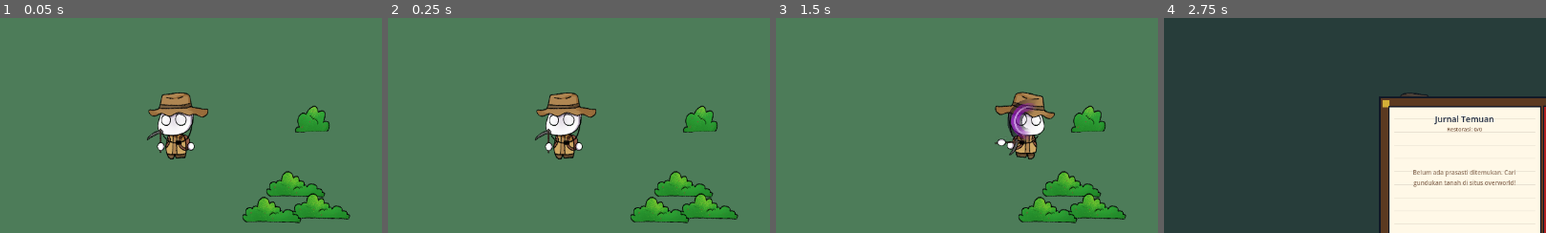
Above: before the commit, frames 1-4 (left to right).
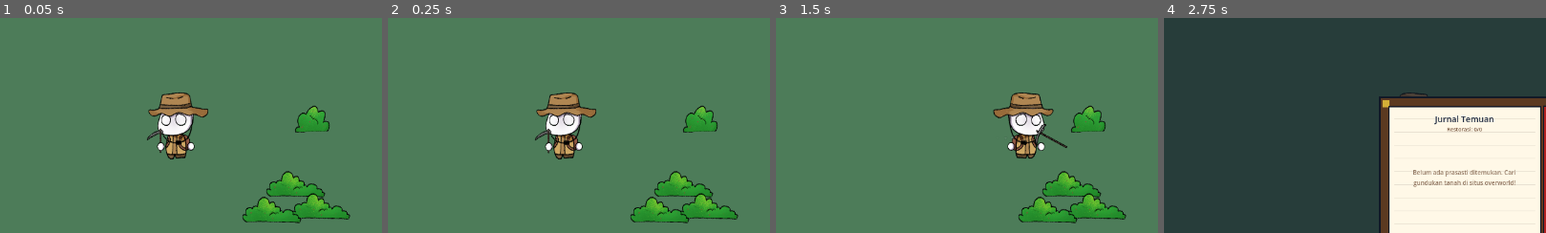
Above: after the commit, the same moments.

Repository: Akabim/arkeolog
Game: Godot game, scene res://src/core/main.tscn
Two runs of this game, one before a commit and one after it. Both use one fixed random seed, a clock stepped at 60 frames per second and the inputs below.
Inputs (mouse positions are % of the whole screen's width and height, from its top left):
- Up to frame 1 (0.05 s): no input
- Up to frame 2 (0.25 s): no input
- Up to frame 3 (1.5 s): tap Enter (ui_accept) at 0.5, 0.77 s; move the mouse to (72, 45) at 0.52 s; hold D (move_right) 0.53-1.25 s; tap 3 at 0.6 s; click (72, 45) at 0.67 s; drag from (30, 55) to (80, 74) at 1.27 s
- Up to frame 4 (2.75 s): move the mouse to (60, 28) at 2.02 s; hold D (move_right) from 2.03 s (still down); hold J (journal) from 2.03 s (still down); click (60, 28) at 2.17 s; tap 3 at 2.3 s
The pictures show only the part of the screen within x 0-50%, y 11-61%; the shares and areas given below are measured in that part.

The runs differ from the first frame. In frame 3, 2.1% of the frame differs, in the area x 56-77%, y 34-66%; in frame 4, less than 0.1%.

Commit message:
Add Pickaxe tool selection (Key 3), preloads, two-handed overhead swing animation, and restore SlashArc node definition

Diff:
--- a/src/core/global.gd
+++ b/src/core/global.gd
@@ -96,6 +96,9 @@
 		base_key = "Tools/sabit baru"
 	elif key == "shovel":
 		base_key = "Tools/sekop"
+	elif key == "pickaxe":
+		base_key = "Tools/Pickaxe"
+
 
 	# Look up textures dynamically in the structured textures folders
 	var subfolders = ["player", "environment", "relics", "ui"]
--- a/src/entities/player/player.gd
+++ b/src/entities/player/player.gd
@@ -143,6 +143,9 @@
 	if current_tool == "scythe":
 		anim.play("swing_scythe")
 		Global.play_sfx.emit("slash") # Sabit slash sound
+	elif current_tool == "pickaxe":
+		anim.play("swing_pickaxe")
+		Global.play_sfx.emit("slash") # Beliung slash sound
 	else:
 		anim.play("swing_shovel")
 		Global.play_sfx.emit("dig") # Sekop dig sound
@@ -270,6 +273,21 @@
 			current_tool = "none"
 		else:
 			current_tool = "shovel"
+		update_tool_visual()
+		Global.play_sfx.emit("stone_scrape")
+		get_viewport().set_input_as_handled()
+		return
+
+	# Select Pickaxe (Key 3 or select_pickaxe action)
+	var is_pickaxe_pressed = (event is InputEventKey and event.pressed and event.keycode == KEY_3)
+	if InputMap.has_action("select_pickaxe") and event.is_action_pressed("select_pickaxe"):
+		is_pickaxe_pressed = true
+
+	if is_pickaxe_pressed:
+		if current_tool == "pickaxe":
+			current_tool = "none"
+		else:
+			current_tool = "pickaxe"
 		update_tool_visual()
 		Global.play_sfx.emit("stone_scrape")
 		get_viewport().set_input_as_handled()
--- a/src/entities/player/player.tscn
+++ b/src/entities/player/player.tscn
@@ -12,7 +12,9 @@
 [ext_resource type="Texture2D" uid="uid://pd5nhi5vwv8p" path="res://assets/textures/player/Tools/sabit baru.png" id="9_3c4mh"]
 [ext_resource type="Texture2D" uid="uid://boqttln8j6gp3" path="res://assets/textures/player/Char depan/tangan kiri.png" id="9_t8d2k"]
 [ext_resource type="Texture2D" uid="uid://5impdxm6f3uo" path="res://assets/textures/player/Char depan/tangan kanan.png" id="10_yi0df"]
-[ext_resource type="Script" uid="uid://db3f2fenej1kc" path="res://src/entities/player/slash_arc.gd" id="12_slash_arc"]
+[ext_resource type="Texture2D" path="res://assets/textures/player/Tools/Pickaxe.png" id="11_pickaxe"]
+[ext_resource type="Script" path="res://src/entities/player/slash_arc.gd" id="12_slash_arc"]
+
 
 [sub_resource type="CircleShape2D" id="CircleShape2D_player"]
 radius = 12.0
@@ -137,6 +139,31 @@
 "update": 0,
 "values": [0.0]
 }
+tracks/9/type = "value"
+tracks/9/imported = false
+tracks/9/enabled = true
+tracks/9/path = NodePath("Visual/Badan/HandL/Pickaxe:rotation")
+tracks/9/interp = 1
+tracks/9/loop_wrap = true
+tracks/9/keys = {
+"times": PackedFloat32Array(0),
+"transitions": PackedFloat32Array(1),
+"update": 0,
+"values": [0.0]
+}
+tracks/10/type = "value"
+tracks/10/imported = false
+tracks/10/enabled = true
+tracks/10/path = NodePath("Visual/Badan/HandL/Pickaxe:position")
+tracks/10/interp = 1
+tracks/10/loop_wrap = true
+tracks/10/keys = {
+"times": PackedFloat32Array(0),
+"transitions": PackedFloat32Array(1),
+"update": 0,
+"values": [Vector2(-120.44445, -0.5555525)]
+}
+
 
 [sub_resource type="Animation" id="Animation_idle"]
 resource_name = "idle"
@@ -188,7 +215,7 @@
 "times": PackedFloat32Array(0, 0.8, 1.6),
 "transitions": PackedFloat32Array(1, 1, 1),
 "update": 0,
-"values": [Vector2(2.222, 0.0), Vector2(2.222, 1.0), Vector2(2.222, 0.0)]
+"values": [Vector2(2.222, 0), Vector2(2.222, 1), Vector2(2.222, 0)]
 }
 tracks/4/type = "value"
 tracks/4/imported = false
@@ -250,6 +277,31 @@
 "update": 0,
 "values": [Vector2(-120.44445, -0.5555525), Vector2(-120.44445, -0.5555525)]
 }
+tracks/9/type = "value"
+tracks/9/imported = false
+tracks/9/enabled = true
+tracks/9/path = NodePath("Visual/Badan/HandL/Pickaxe:rotation")
+tracks/9/interp = 1
+tracks/9/loop_wrap = true
+tracks/9/keys = {
+"times": PackedFloat32Array(0, 1.6),
+"transitions": PackedFloat32Array(1, 1),
+"update": 0,
+"values": [0.0, 0.0]
+}
+tracks/10/type = "value"
+tracks/10/imported = false
+tracks/10/enabled = true
+tracks/10/path = NodePath("Visual/Badan/HandL/Pickaxe:position")
+tracks/10/interp = 1
+tracks/10/loop_wrap = true
+tracks/10/keys = {
+"times": PackedFloat32Array(0, 1.6),
+"transitions": PackedFloat32Array(1, 1),
+"update": 0,
+"values": [Vector2(-120.44445, -0.5555525), Vector2(-120.44445, -0.5555525)]
+}
+
 
 [sub_resource type="Animation" id="Animation_idle_shovel"]
 resource_name = "idle_shovel"
@@ -395,70 +447,22 @@
 tracks/4/type = "value"
 tracks/4/imported = false
 tracks/4/enabled = true
-tracks/4/path = NodePath("Visual/SlashArc:visible")
-tracks/4/interp = 1
+tracks/4/path = NodePath("Visual/Badan/HandL/Scythe:rotation")
+tracks/4/interp = 2
 tracks/4/loop_wrap = true
 tracks/4/keys = {
-"times": PackedFloat32Array(0, 0.08, 0.22),
-"transitions": PackedFloat32Array(1, 1, 1),
-"update": 1,
-"values": [false, true, false]
+"times": PackedFloat32Array(0, 0.08, 0.16, 0.25),
+"transitions": PackedFloat32Array(1, 1, 1, 1),
+"update": 0,
+"values": [0.0, 0.0, 0.0, 0.0]
 }
 tracks/5/type = "value"
 tracks/5/imported = false
 tracks/5/enabled = true
-tracks/5/path = NodePath("Visual/SlashArc:rotation")
+tracks/5/path = NodePath("Visual/Badan/HandL/Scythe:position")
 tracks/5/interp = 2
 tracks/5/loop_wrap = true
 tracks/5/keys = {
-"times": PackedFloat32Array(0.08, 0.15, 0.22),
-"transitions": PackedFloat32Array(1, 1, 1),
-"update": 0,
-"values": [1.396263, -0.15708, -1.710423]
-}
-tracks/6/type = "value"
-tracks/6/imported = false
-tracks/6/enabled = true
-tracks/6/path = NodePath("Visual/SlashArc:scale")
-tracks/6/interp = 2
-tracks/6/loop_wrap = true
-tracks/6/keys = {
-"times": PackedFloat32Array(0.08, 0.15, 0.22),
-"transitions": PackedFloat32Array(1, 1, 1),
-"update": 0,
-"values": [Vector2(0.5, 0.5), Vector2(1.1, 1.1), Vector2(1.2, 0.9)]
-}
-tracks/7/type = "value"
-tracks/7/imported = false
-tracks/7/enabled = true
-tracks/7/path = NodePath("Visual/SlashArc:modulate")
-tracks/7/interp = 2
-tracks/7/loop_wrap = true
-tracks/7/keys = {
-"times": PackedFloat32Array(0.08, 0.15, 0.22),
-"transitions": PackedFloat32Array(1, 1, 1),
-"update": 0,
-"values": [Color(1, 1, 1, 0.8), Color(1, 1, 1, 0.8), Color(1, 1, 1, 0)]
-}
-tracks/8/type = "value"
-tracks/8/imported = false
-tracks/8/enabled = true
-tracks/8/path = NodePath("Visual/Badan/HandL/Scythe:rotation")
-tracks/8/interp = 2
-tracks/8/loop_wrap = true
-tracks/8/keys = {
-"times": PackedFloat32Array(0, 0.08, 0.16, 0.25),
-"transitions": PackedFloat32Array(1, 1, 1, 1),
-"update": 0,
-"values": [0.0, 0.0, 0.0, 0.0]
-}
-tracks/9/type = "value"
-tracks/9/imported = false
-tracks/9/enabled = true
-tracks/9/path = NodePath("Visual/Badan/HandL/Scythe:position")
-tracks/9/interp = 2
-tracks/9/loop_wrap = true
-tracks/9/keys = {
 "times": PackedFloat32Array(0, 0.08, 0.16, 0.25),
 "transitions": PackedFloat32Array(1, 1, 1, 1),
 "update": 0,
@@ -479,7 +483,7 @@
 "times": PackedFloat32Array(0, 0.12, 0.22, 0.3),
 "transitions": PackedFloat32Array(1, 1, 1, 1),
 "update": 0,
-"values": [Vector2(26.027, 18.105), Vector2(-23.943, 46.54), Vector2(73.947, 10.0), Vector2(26.027, 18.105)]
+"values": [Vector2(26.027, 18.105), Vector2(-23.943, 46.54), Vector2(73.947, 10), Vector2(26.027, 18.105)]
 }
 tracks/1/type = "value"
 tracks/1/imported = false
@@ -592,7 +596,7 @@
 "times": PackedFloat32Array(0, 0.125, 0.25, 0.375, 0.5),
 "transitions": PackedFloat32Array(1, 1, 1, 1, 1),
 "update": 0,
-"values": [Vector2(2.222, 0.0), Vector2(2.222, -3.0), Vector2(2.222, 0.0), Vector2(2.222, 4.0), Vector2(2.222, 0.0)]
+"values": [Vector2(2.222, 0), Vector2(2.222, -3), Vector2(2.222, 0), Vector2(2.222, 4), Vector2(2.222, 0)]
 }
 tracks/6/type = "value"
 tracks/6/imported = false
@@ -690,6 +694,31 @@
 "update": 0,
 "values": [Vector2(-120.44445, -0.5555525), Vector2(-120.44445, -0.5555525)]
 }
+tracks/14/type = "value"
+tracks/14/imported = false
+tracks/14/enabled = true
+tracks/14/path = NodePath("Visual/Badan/HandL/Pickaxe:rotation")
+tracks/14/interp = 1
+tracks/14/loop_wrap = true
+tracks/14/keys = {
+"times": PackedFloat32Array(0, 0.5),
+"transitions": PackedFloat32Array(1, 1),
+"update": 0,
+"values": [0.0, 0.0]
+}
+tracks/15/type = "value"
+tracks/15/imported = false
+tracks/15/enabled = true
+tracks/15/path = NodePath("Visual/Badan/HandL/Pickaxe:position")
+tracks/15/interp = 1
+tracks/15/loop_wrap = true
+tracks/15/keys = {
+"times": PackedFloat32Array(0, 0.5),
+"transitions": PackedFloat32Array(1, 1),
+"update": 0,
+"values": [Vector2(-120.44445, -0.5555525), Vector2(-120.44445, -0.5555525)]
+}
+
 
 [sub_resource type="Animation" id="Animation_walk_shovel"]
 resource_name = "walk_shovel"
@@ -840,16 +869,167 @@
 "values": [0.0, 0.06, 0.0, -0.06, 0.0]
 }
 
+[sub_resource type="Animation" id="Animation_swing_pickaxe"]
+resource_name = "swing_pickaxe"
+length = 0.35
+step = 0.05
+tracks/0/type = "value"
+tracks/0/imported = false
+tracks/0/enabled = true
+tracks/0/path = NodePath("Visual/Badan/HandL:position")
+tracks/0/interp = 2
+tracks/0/loop_wrap = true
+tracks/0/keys = {
+"times": PackedFloat32Array(0, 0.12, 0.22, 0.35),
+"transitions": PackedFloat32Array(1, 1, 1, 1),
+"update": 0,
+"values": [Vector2(2.222, 0), Vector2(-15, -45), Vector2(30, 20), Vector2(2.222, 0)]
+}
+tracks/1/type = "value"
+tracks/1/imported = false
+tracks/1/enabled = true
+tracks/1/path = NodePath("Visual/Badan/HandL:rotation")
+tracks/1/interp = 2
+tracks/1/loop_wrap = true
+tracks/1/keys = {
+"times": PackedFloat32Array(0, 0.12, 0.22, 0.35),
+"transitions": PackedFloat32Array(1, 1, 1, 1),
+"update": 0,
+"values": [0.0, -1.4, 0.8, 0.0]
+}
+tracks/2/type = "value"
+tracks/2/imported = false
+tracks/2/enabled = true
+tracks/2/path = NodePath("Visual/Badan/HandR:position")
+tracks/2/interp = 2
+tracks/2/loop_wrap = true
+tracks/2/keys = {
+"times": PackedFloat32Array(0, 0.12, 0.22, 0.35),
+"transitions": PackedFloat32Array(1, 1, 1, 1),
+"update": 0,
+"values": [Vector2(-2.222, 2.222), Vector2(-22, -40), Vector2(25, 25), Vector2(-2.222, 2.222)]
+}
+tracks/3/type = "value"
+tracks/3/imported = false
+tracks/3/enabled = true
+tracks/3/path = NodePath("Visual/Badan/HandR:rotation")
+tracks/3/interp = 2
+tracks/3/loop_wrap = true
+tracks/3/keys = {
+"times": PackedFloat32Array(0, 0.12, 0.22, 0.35),
+"transitions": PackedFloat32Array(1, 1, 1, 1),
+"update": 0,
+"values": [0.0, -1.2, 0.6, 0.0]
+}
+tracks/4/type = "value"
+tracks/4/imported = false
+tracks/4/enabled = true
+tracks/4/path = NodePath("Visual/Badan:scale")
+tracks/4/interp = 2
+tracks/4/loop_wrap = true
+tracks/4/keys = {
+"times": PackedFloat32Array(0, 0.12, 0.22, 0.35),
+"transitions": PackedFloat32Array(1, 1, 1, 1),
+"update": 0,
+"values": [Vector2(1, 1), Vector2(0.9, 1.1), Vector2(1.15, 0.85), Vector2(1, 1)]
+}
+tracks/5/type = "value"
+tracks/5/imported = false
+tracks/5/enabled = true
+tracks/5/path = NodePath("Visual/Topi:rotation")
+tracks/5/interp = 2
+tracks/5/loop_wrap = true
+tracks/5/keys = {
+"times": PackedFloat32Array(0, 0.12, 0.22, 0.35),
+"transitions": PackedFloat32Array(1, 1, 1, 1),
+"update": 0,
+"values": [0.0, -0.1, 0.15, 0.0]
+}
+tracks/6/type = "value"
+tracks/6/imported = false
+tracks/6/enabled = true
+tracks/6/path = NodePath("Visual/Badan/HandL/Pickaxe:rotation")
+tracks/6/interp = 2
+tracks/6/loop_wrap = true
+tracks/6/keys = {
+"times": PackedFloat32Array(0, 0.12, 0.22, 0.35),
+"transitions": PackedFloat32Array(1, 1, 1, 1),
+"update": 0,
+"values": [0.0, -0.6, 0.4, 0.0]
+}
+tracks/7/type = "value"
+tracks/7/imported = false
+tracks/7/enabled = true
+tracks/7/path = NodePath("Visual/Badan/HandL/Pickaxe:position")
+tracks/7/interp = 2
+tracks/7/loop_wrap = true
+tracks/7/keys = {
+"times": PackedFloat32Array(0, 0.12, 0.22, 0.35),
+"transitions": PackedFloat32Array(1, 1, 1, 1),
+"update": 0,
+"values": [Vector2(-120.44445, -0.5555525), Vector2(-120.44445, -0.5555525), Vector2(-120.44445, -0.5555525), Vector2(-120.44445, -0.5555525)]
+}
+tracks/8/type = "value"
+tracks/8/imported = false
+tracks/8/enabled = true
+tracks/8/path = NodePath("Visual/SlashArc:visible")
+tracks/8/interp = 1
+tracks/8/loop_wrap = true
+tracks/8/keys = {
+"times": PackedFloat32Array(0, 0.12, 0.28),
+"transitions": PackedFloat32Array(1, 1, 1),
+"update": 1,
+"values": [false, true, false]
+}
+tracks/9/type = "value"
+tracks/9/imported = false
+tracks/9/enabled = true
+tracks/9/path = NodePath("Visual/SlashArc:rotation")
+tracks/9/interp = 2
+tracks/9/loop_wrap = true
+tracks/9/keys = {
+"times": PackedFloat32Array(0.12, 0.2, 0.28),
+"transitions": PackedFloat32Array(1, 1, 1),
+"update": 0,
+"values": [-1.4, -0.3, 0.8]
+}
+tracks/10/type = "value"
+tracks/10/imported = false
+tracks/10/enabled = true
+tracks/10/path = NodePath("Visual/SlashArc:scale")
+tracks/10/interp = 2
+tracks/10/loop_wrap = true
+tracks/10/keys = {
+"times": PackedFloat32Array(0.12, 0.2, 0.28),
+"transitions": PackedFloat32Array(1, 1, 1),
+"update": 0,
+"values": [Vector2(0.5, 0.5), Vector2(1.1, 1.1), Vector2(1.2, 0.9)]
+}
+tracks/11/type = "value"
+tracks/11/imported = false
+tracks/11/enabled = true
+tracks/11/path = NodePath("Visual/SlashArc:modulate")
+tracks/11/interp = 2
+tracks/11/loop_wrap = true
+tracks/11/keys = {
+"times": PackedFloat32Array(0.12, 0.2, 0.28),
+"transitions": PackedFloat32Array(1, 1, 1),
+"update": 0,
+"values": [Color(1, 1, 1, 0.8), Color(1, 1, 1, 0.8), Color(1, 1, 1, 0)]
+}
+
 [sub_resource type="AnimationLibrary" id="AnimationLibrary_player"]
 _data = {
 &"RESET": SubResource("Animation_RESET"),
 &"idle": SubResource("Animation_idle"),
 &"idle_shovel": SubResource("Animation_idle_shovel"),
+&"swing_pickaxe": SubResource("Animation_swing_pickaxe"),
 &"swing_scythe": SubResource("Animation_swing_scythe"),
 &"swing_shovel": SubResource("Animation_swing_shovel"),
 &"walk": SubResource("Animation_walk"),
 &"walk_shovel": SubResource("Animation_walk_shovel")
 }
+
 
 [node name="Player" type="CharacterBody2D" unique_id=1700644359]
 y_sort_enabled = true
@@ -884,6 +1064,8 @@
 scale = Vector2(0.45, 0.45)
 
 [node name="Tas" type="Sprite2D" parent="Visual" unique_id=157407684]
+position = Vector2(0.0024442822, 0.0048885643)
+rotation = 7.332841e-05
 texture = ExtResource("3_tk761")
 
 [node name="KakiKiri" type="Sprite2D" parent="Visual" unique_id=343680900]
@@ -907,19 +1089,20 @@
 [node name="Shovel" type="Sprite2D" parent="Visual/Badan/HandL" unique_id=1165311710]
 visible = false
 show_behind_parent = true
-position = Vector2(106.22223, 123.88889)
+position = Vector2(-28.249222, -2.5494432)
 texture = ExtResource("8_n7e5a")
 
 [node name="Scythe" type="Sprite2D" parent="Visual/Badan/HandL" unique_id=1165311711]
+show_behind_parent = true
+position = Vector2(-120.44445, -0.5555525)
+texture = ExtResource("9_3c4mh")
+
+[node name="Pickaxe" type="Sprite2D" parent="Visual/Badan/HandL" unique_id=1165311712]
 visible = false
 show_behind_parent = true
 position = Vector2(-120.44445, -0.5555525)
-texture = ExtResource("9_3c4mh")
-
-[node name="Pickaxe" type="Sprite2D" parent="Visual/Badan/HandL" unique_id=1165311712]
-visible = false
-position = Vector2(16, 16)
-offset = Vector2(0, -12)
+texture = ExtResource("11_pickaxe")
+
 
 [node name="HandR" type="Sprite2D" parent="Visual/Badan" unique_id=1230186548]
 position = Vector2(-2.222, 2.222)
